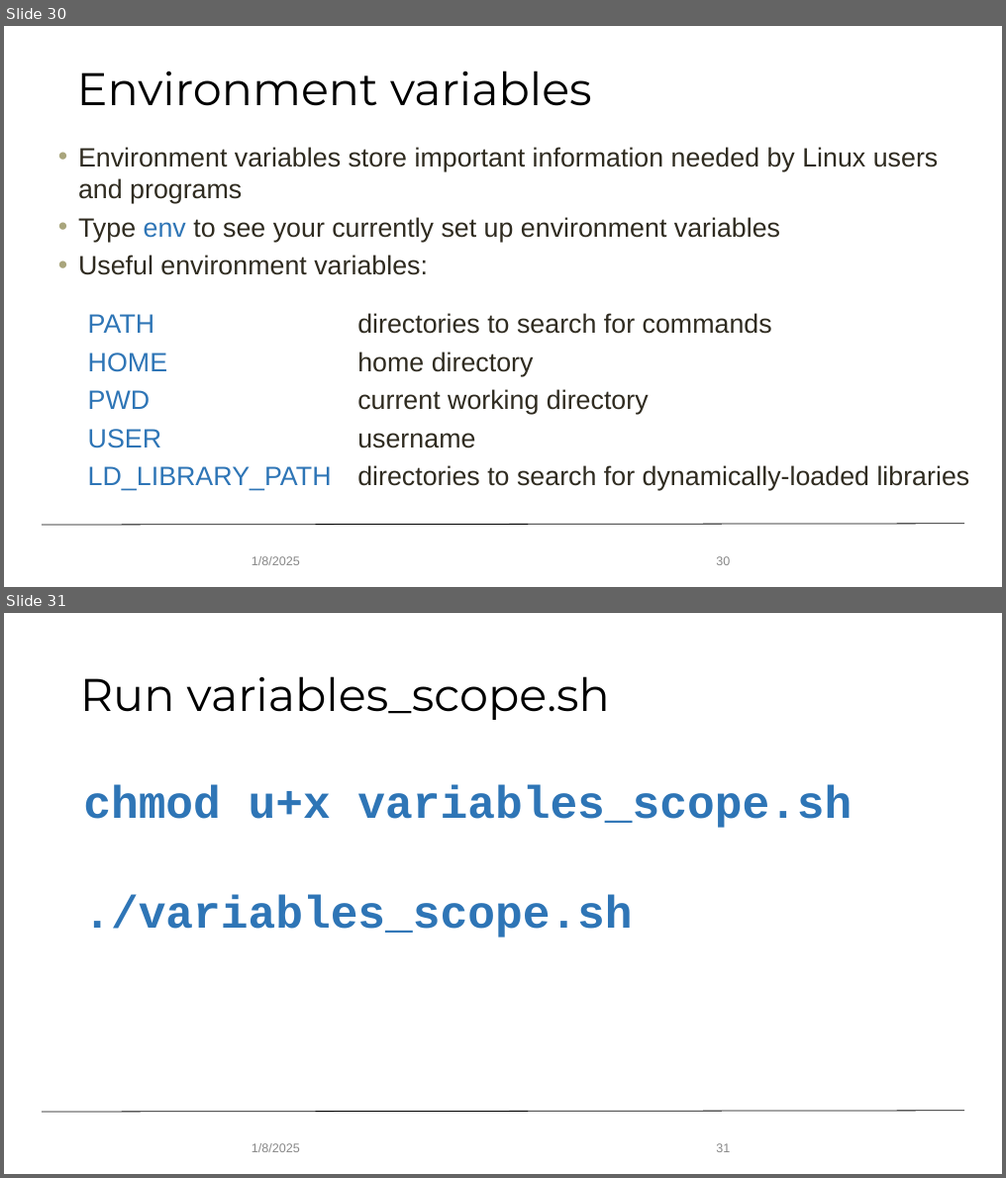
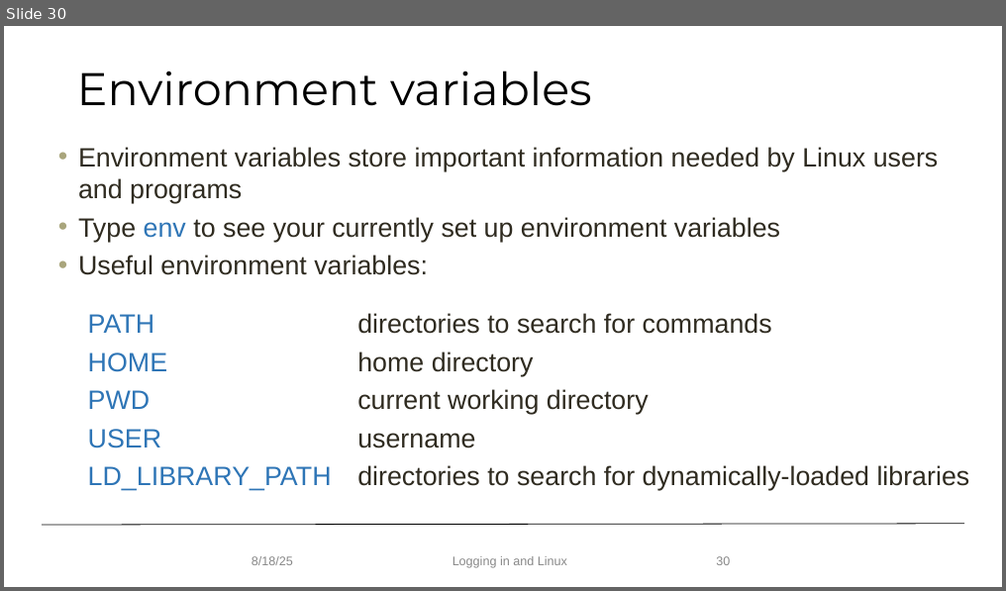
Before and after one commit to mohalkh5/hpc_fundamentals_micro_credential, a slide deck: logging_in_and_linux/logging_in_linux.pptx. Shown one above the other, each under a label of ours: slides 30 and 31 before the commit, slide 30 after it. The pictures are 1006x1178 and 1006x591 pixels, drawn with LibreOffice and Linux fonts; fonts in the diff are those of the drawing; background and template pictures are left out. Boxes give left, top, right and bottom in pixels: in the first picture for what was removed or moved away, otherwise in the second. Text is boxed around its words. In the diff, an @@ line names an element or a change of style, - is before the commit and + after.

Commit message:
General updates for Aug 2025, specific updates to Linux presentation (#22) (#1)
* Updated lecture for Jan 2024

* Delete asking_for_help directory -- has been merged into module 1

* Delete research_allocations directory - has been merged with monitoring module

* updated for August 2025

* Create variables_scope.sh

* Create test.sh

* Delete logging_in_and_linux/shell_scripts directory

* Aug 2025 edits to Linux presentation

```diff
--- a/logging_in_and_linux/logging_in_linux.pptx
+++ b/logging_in_and_linux/logging_in_linux.pptx
@@ slide 31 removed at (4,613,1002,1174), background #FFFFFF; not listed: 1 template element that a slide beside it also shows @@
@@ title removed at (80,676,610,720) @@
-Run variables_scope.sh
@@ text removed at (83,785,851,938) @@
-chmod u+x variables_scope.sh
-./variables_scope.sh
@@ text removed at (252,1144,300,1153) @@
-1/8/2025
@@ page number removed at (716,1144,730,1153) @@
-31
@@ slide 30 changed as well @@
@@ text at (252,557,293,566): text changed @@
-1/8/2025
+8/18/25
@@ text added at (452,557,567,569), 12 pt, text #888888 @@
+Logging in and Linux
```
Also in this commit, not shown: 27 other slides changed, 3 slides added, 2 other slides removed, 7 other files.
